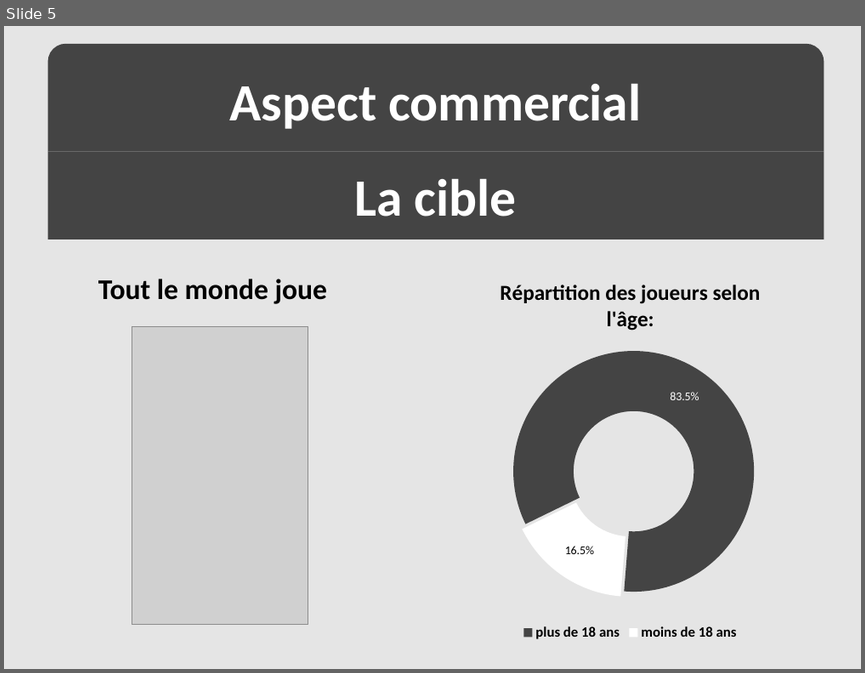
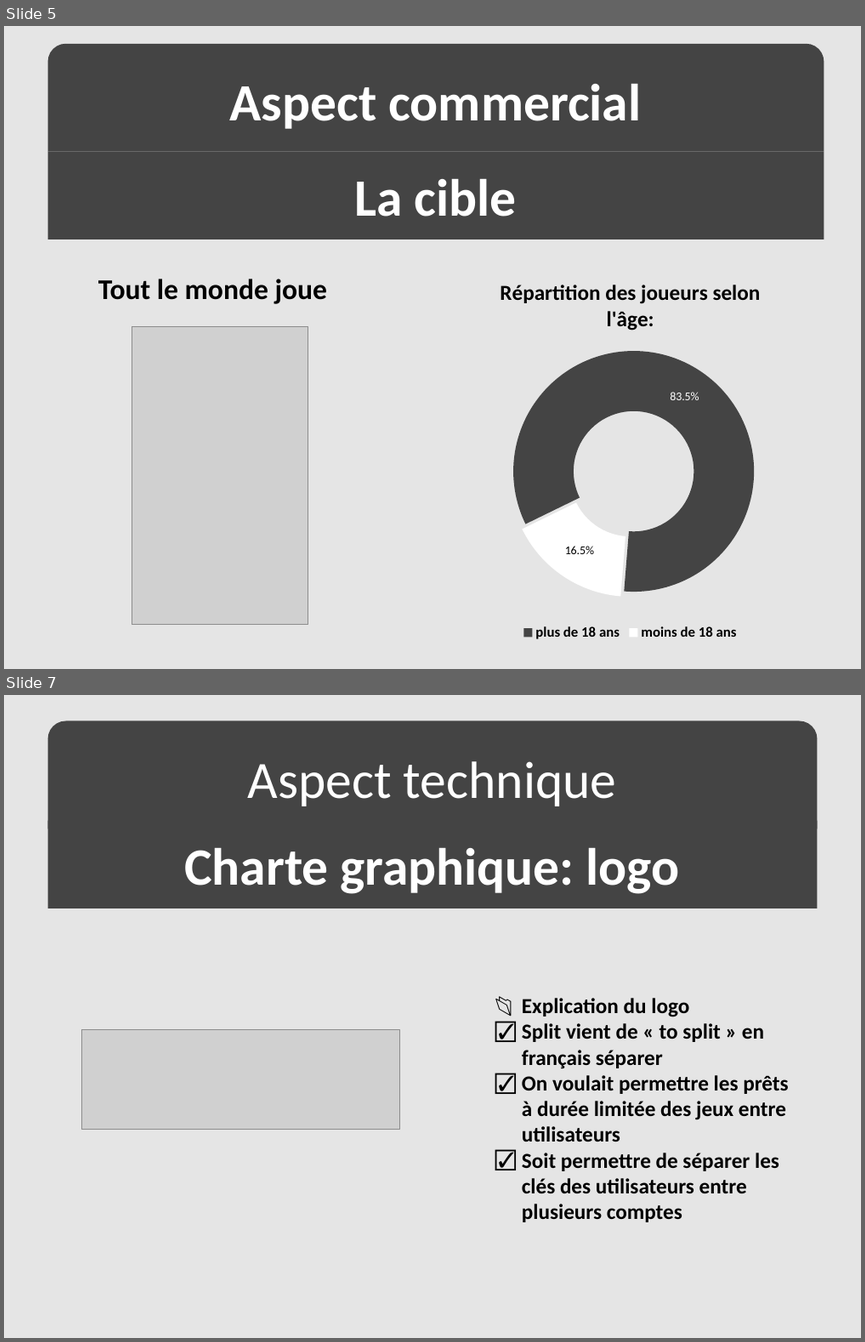
Before and after one commit to syu93/Split, a slide deck: Doc/Présentation/Présentation-Split.pptx. Shown one above the other, each under a label of ours: slide 5 before the commit, slides 5 and 7 after it; the slides between them are not shown. The pictures are 865x673 and 865x1342 pixels, drawn with LibreOffice and Linux fonts; fonts in the diff are those of the drawing; grey boxes stand for pictures. Boxes give left, top, right and bottom in pixels: in the first picture for what was removed or moved away, otherwise in the second. Text is boxed around its words. In the diff, an @@ line names an element or a change of style, - is before the commit and + after.

```diff
--- a/Doc/Présentation/Présentation-Split.pptx
+++ b/Doc/Présentation/Présentation-Split.pptx
@@ slide 7 added at (4,695,861,1338), background #E5E5E5 @@
@@ round same rect added at (47,721,817,828), fill #444444, 44 pt, text #FFFFFF @@
+Aspect technique
@@ rectangle added at (47,821,817,908), fill #444444, 44 pt, text #FFFFFF, bold @@
+Charte graphique: logo
@@ text added at (522,998,788,1222), 18 pt, text #000000, bold @@
+📂 Explication du logo
+☑ Split vient de « to split » en français séparer
+☑ On voulait permettre les prêts à durée limitée des jeux entre utilisateurs
+☑ Soit permettre de séparer les clés des utilisateurs entre plusieurs comptes
@@ picture added at (82,1030,400,1129) @@
```
Also in this commit, not shown: 2 slides changed, 6 other slides added, 3 slides removed, 1 other file.
